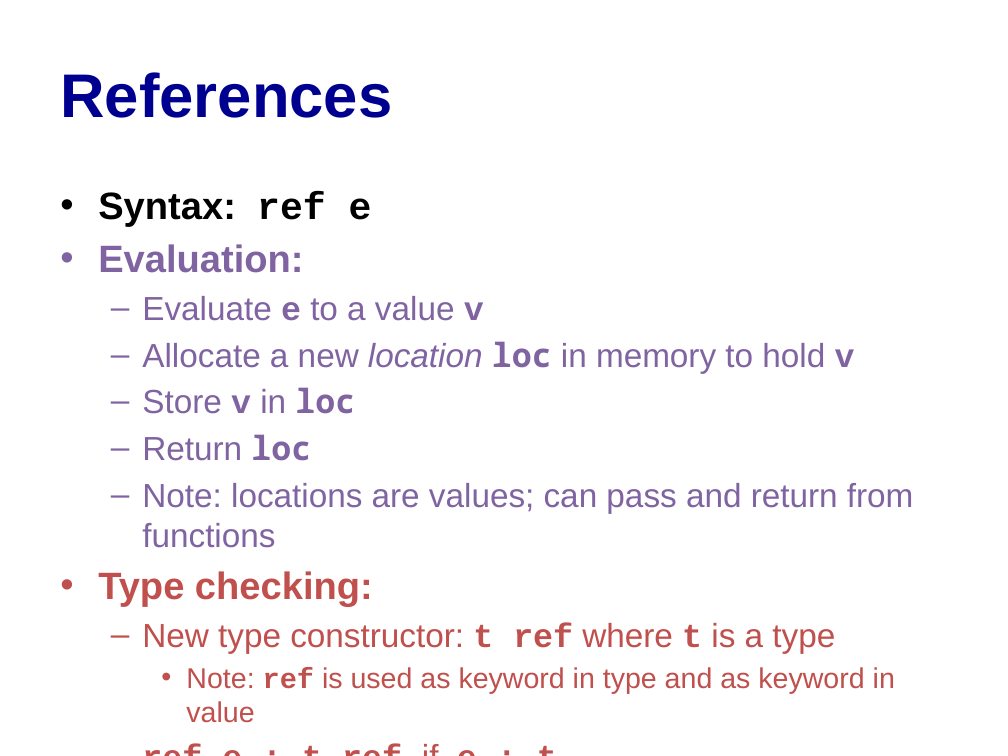
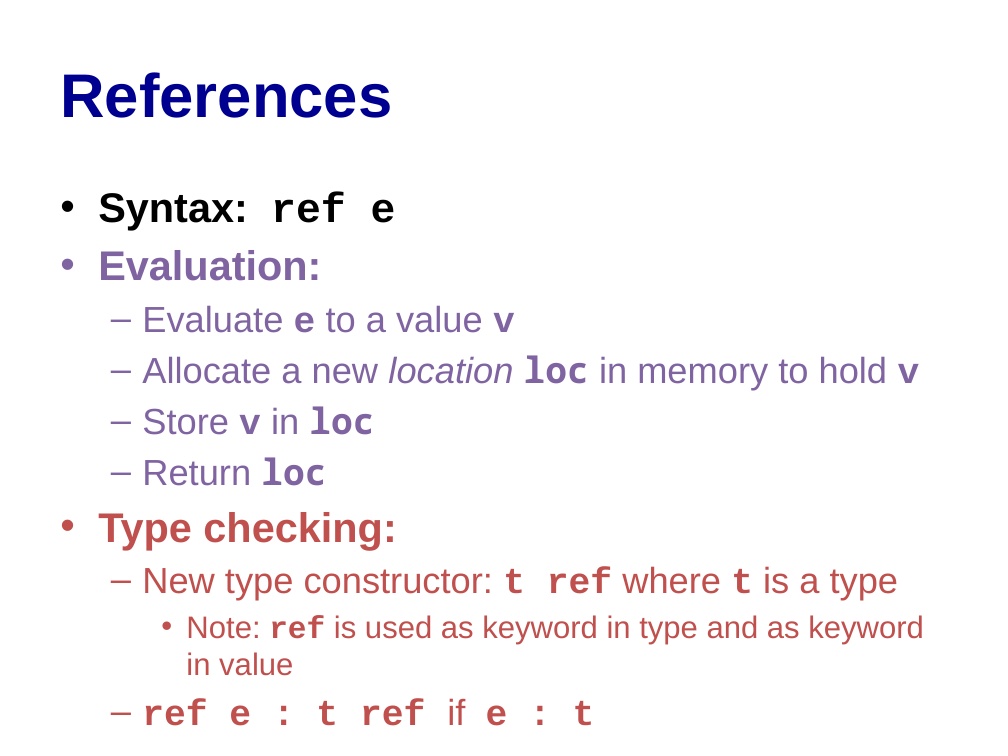
Before and after one commit to cs3110/materials-2019fa, a slide deck: slide 6 of 12-mutable/lec.pptx. Drawn at 1008x756 pixels with LibreOffice and Linux fonts; fonts in the diff are those of the drawing. Boxes give left, top, right and bottom in pixels: in the first picture for what was removed or moved away, otherwise in the second. Text is boxed around its words. In the diff, an @@ line names an element or a change of style, - is before the commit and + after.

```diff
--- a/12-mutable/lec.pptx
+++ b/12-mutable/lec.pptx
@@ text "Syntax: ref e" at (98, 192, 924, 726): size 27.2 to 29.6 pt in "Syntax: ref e", "Evaluation:", "Type checking:"; size 23.8 to 25.9 pt in "Evaluate e to a value v", "Allocate a new location loc in memory ...", "Store v in loc", "Return loc" and 2 more places; size 20.4 to 22.2 pt in "Note: ref is used as keyword in ..." @@
@@ text at (142, 483, 914, 548): paragraph removed @@
-  – Note: locations are values; can pass and return from functions
```
Also in this commit, not shown: 2 other slides changed, 1 slide added, 1 other file.
